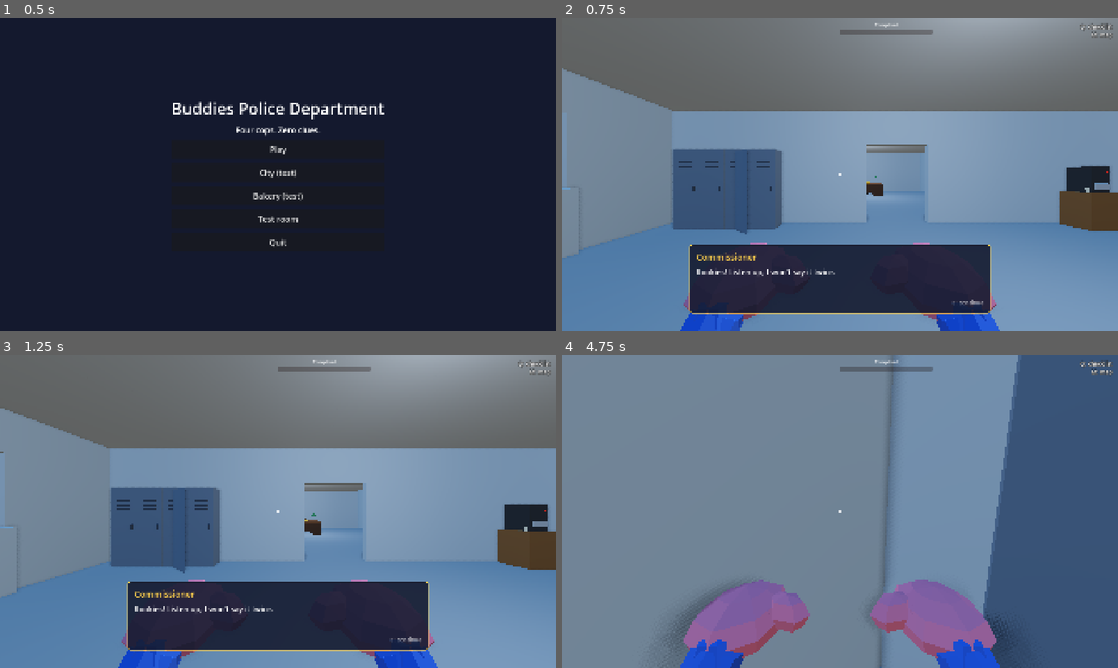
Above: before the commit, frames 1-4 (two rows, left to right).
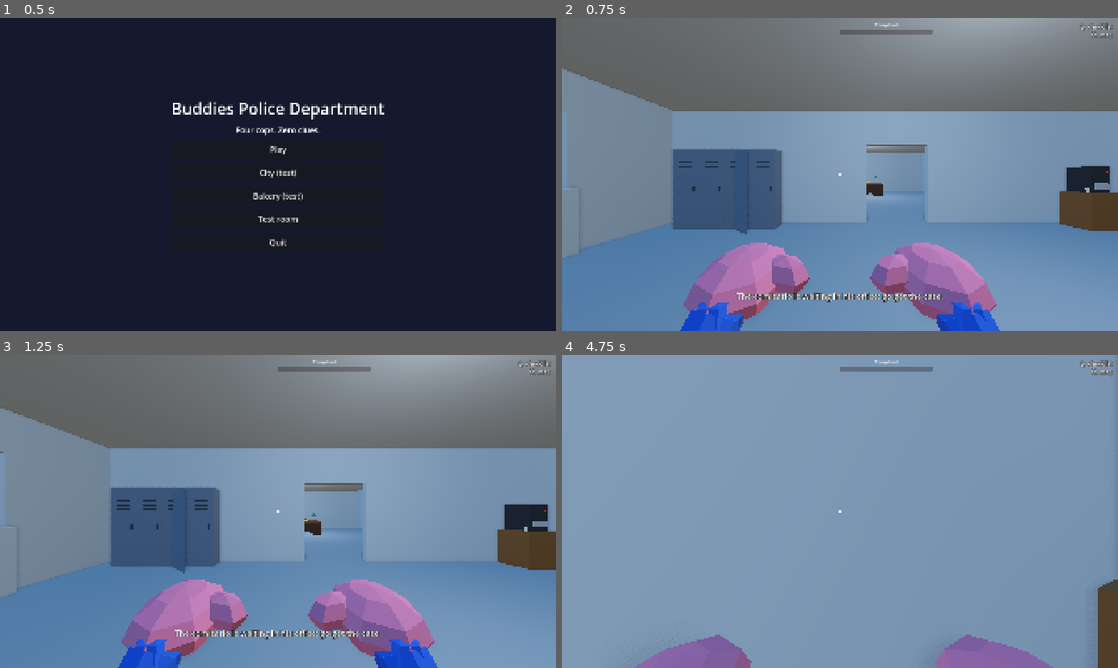
Above: after the commit, the same moments.

Repository: cristiangelini/BPD
Game: Godot game, scene res://scenes/ui/main_menu.tscn
Two runs of this game, one before a commit and one after it. Both use one fixed random seed, a clock stepped at 60 frames per second and the inputs below.
Inputs (mouse positions are in pixels of both pictures, inside the frame that each line leads up to):
- Up to frame 1 (0.5 s): no input
- Up to frame 2 (0.75 s): click "Play" at 0.5 s
- Up to frame 3 (1.25 s): no input
- Up to frame 4 (4.75 s): tap Enter at 1.25 s; move the mouse to (962, 495) at 1.27 s; hold D (move_right) 1.28-2.03 s; hold Q (checklist) 1.28-2.03 s; click (962, 495) at 1.42 s; tap Space (jump) at 1.52, 1.82, 2.27, 2.57, 3.05, 3.6, 3.77, 4.07, 4.52 s; tap V (talk) at 1.55, 2.1, 4.55 s; move the mouse to (812, 511) at 2.02 s; hold W (move_forward) from 2.03 s (still down); tap E (use) at 2.3 s; move the mouse to (851, 505) at 2.77 s; hold E (use) 2.78-3.53 s; move the mouse to (834, 517) at 3.52 s; click (834, 517) at 3.67 s; tap Q (checklist) at 3.8 s; move the mouse to (878, 514) at 4.27 s; hold R (ask) from 4.28 s (still down)

Frame 1 is identical in both runs. In frame 2, 12% of the frame differs, in the area x 22-78%, y 72-95%; in frame 3, 12%; in frame 4, 84%, in the area x 0-100%, y 0-100%.

Commit message:
The comisario gives the case in his office
The tip now waits until a cop presses E on the comisario; the patrol car
refuses everyone until then. Places started outside the station keep
giving it right away.

Co-Authored-By: Claude Opus 5.5 (1M context) <noreply@anthropic.com>
Claude-Session: https://claude.ai/code/session_01UXwRy4nCUmp8Zcg5tBLZhH

Diff:
--- a/scripts/case/raid_case.gd
+++ b/scripts/case/raid_case.gd
@@ -51,6 +51,9 @@
 var fines := 0
 
 var briefing: CaseBriefing
+## The comisario has given the tip (at the station, or right away without one).
+var tip_given := false
+var _tip: PackedStringArray = []
 var checklist: CaseChecklist
 ## Suspicion index being held down with the checklist open, and for how long.
 var _marking := -1
@@ -58,9 +61,10 @@
 var _refresh_left := 0.0
 
 
-## Starts the case once the place has placed everything: the comisario gives the tip (only a cop with a player at
-## the keys hears it; tests drive cops without input) and the checklist opens after him.
-func start(tip_briefing: PackedStringArray, pool: Array = CaseSuspicions.POOL) -> void:
+## Starts the case once the place has placed everything. With a comisario at the station, the tip waits until a cop
+## talks to him in his office (give_tip), and the car stays locked until then; without one, he gives it right away.
+## Only a cop with a player at the keys hears it (tests drive cops without input); the checklist opens after him.
+func start(tip_briefing: PackedStringArray, pool: Array = CaseSuspicions.POOL, comisario: Comisario = null) -> void:
 	suspicions = CaseSuspicions.draw(case_seed, story_id, pool)
 	main_evidence.broken.connect(fail.bind("CASE_FAILED_BROKEN"))
 	car.evidence_delivered.connect(_on_evidence_delivered)
@@ -71,9 +75,25 @@
 	briefing = CaseBriefing.new()
 	add_child(briefing)
 	briefing.finished.connect(checklist.set_open.bind(true))
-	_tell(tip_briefing)
+	_tip = tip_briefing
+	if comisario:
+		comisario.spoke.connect(give_tip.unbind(1))
+		car.locked_hint = "HINT_COMISARIO_FIRST"
+		for cop in get_tree().get_nodes_in_group("cops"):
+			(cop as Cop).show_hint("HINT_SEE_COMISARIO")
+	else:
+		give_tip()
 	shift_screen.play_again.connect(func() -> void: PlaceDraw.start(get_tree()))
 	shift_screen.back_to_menu.connect(func() -> void: get_tree().change_scene_to_file(MENU_SCENE))
+
+
+## The comisario gives the tip, once: the case is on and the patrol car opens.
+func give_tip() -> void:
+	if tip_given:
+		return
+	tip_given = true
+	car.locked_hint = ""
+	_tell(_tip)
 
 
 func _tell(lines: PackedStringArray) -> void:
--- a/scripts/levels/bakery.gd
+++ b/scripts/levels/bakery.gd
@@ -243,7 +243,7 @@
 	add_child(rig)
 	rig.setup(self)
 	raid.main_evidence = main
-	raid.start(TIP_BRIEFING, SUSPICION_POOL)
+	raid.start(TIP_BRIEFING, SUSPICION_POOL, (city as City).comisario)
 	_place_suspicion_clues()
 	_give_slips()
 	_place_gossip()
--- a/scripts/levels/city.gd
+++ b/scripts/levels/city.gd
@@ -18,7 +18,6 @@
 const LEAVES := Color(0.3, 0.6, 0.25)
 const HEDGE := Color(0.25, 0.5, 0.22)
 const POLE := Color(0.25, 0.27, 0.3)
-const COMISARIO_MODEL := preload("res://assets/models/npc_comisario.glb")
 const STATION_WALL := Color(0.78, 0.84, 0.9)
 const STATION_FLOOR := Color(0.62, 0.66, 0.7)
 const BARS := Color(0.25, 0.27, 0.3)
@@ -29,6 +28,8 @@
 ## Whether the live place's scene brings the ground of its whole block (the grandpa's yard) or only its own lot.
 @export var live_block_ground := true
 
+## The comisario in his office at the station; the case scene listens to him.
+var comisario: Comisario
 var _materials := {}
 var _built: Node3D
 
@@ -214,7 +215,7 @@
 		light.light_energy = 0.8
 		light.omni_range = 9.0
 		root.add_child(light)
-	var comisario: Node3D = COMISARIO_MODEL.instantiate()
+	comisario = Comisario.new()
 	comisario.name = "Comisario"
 	comisario.position = StationRooms.COMISARIO_AT
 	root.add_child(comisario)
--- a/scripts/levels/grandpa_house.gd
+++ b/scripts/levels/grandpa_house.gd
@@ -232,7 +232,7 @@
 	_place_notes()
 	_give_slips()
 	raid.main_evidence = main_evidence()
-	raid.start(TIP_BRIEFING)
+	raid.start(TIP_BRIEFING, CaseSuspicions.POOL, ($City as City).comisario if start_at_station else null)
 	_place_suspicion_clues()
 	_place_michi()
 	_place_neighbor()
--- /dev/null
+++ b/scripts/npc/comisario.gd
@@ -0,0 +1,29 @@
+class_name Comisario
+extends StaticBody3D
+
+## The comisario behind his desk at the station (docs/diseno/comisaria.md, "El comisario"): E on him gives the case
+## of the shift. Until then the patrol car won't take anyone ("¡Primero el caso!").
+
+## A cop talked to him; the case listens and gives the tip once.
+signal spoke(cop: Cop)
+
+const MODEL := preload("res://assets/models/npc_comisario.glb")
+
+
+func _ready() -> void:
+	add_child(MODEL.instantiate())
+	var shape := CollisionShape3D.new()
+	var capsule := CapsuleShape3D.new()
+	capsule.radius = 0.45
+	capsule.height = 1.6
+	shape.shape = capsule
+	shape.position.y = 0.8
+	add_child(shape)
+
+
+func prompt_key(_cop: Cop) -> String:
+	return "PROMPT_COMISARIO"
+
+
+func use(cop: Cop) -> void:
+	spoke.emit(cop)
--- a/scripts/vehicles/patrol_car.gd
+++ b/scripts/vehicles/patrol_car.gd
@@ -82,7 +82,14 @@
 	return "PROMPT_CAR"
 
 
+## While set (a tr() key), E on the car only shows this hint: nobody leaves before hearing the comisario.
+var locked_hint := ""
+
+
 func use(cop: Cop) -> void:
+	if locked_hint != "" and seat_of(cop) < 0:
+		cop.show_hint(locked_hint)
+		return
 	if seat_of(cop) >= 0:
 		exit(cop)
 	else:
--- a/tests/unit/test_briefing_checklist.gd
+++ b/tests/unit/test_briefing_checklist.gd
@@ -48,6 +48,8 @@
 	var house := _house(true)
 	await wait_physics_frames(2)
 	var cop: Cop = house.get_node("Cop")
+	assert_false(house.briefing.visible, "he waits in his office")
+	(house.get_node("City") as City).comisario.use(cop)
 	assert_true(house.briefing.visible)
 	assert_true(cop.is_busy())
 	for i in GrandpaHouse.TIP_BRIEFING.size():
--- /dev/null
+++ b/tests/unit/test_comisario.gd
@@ -0,0 +1,61 @@
+extends GutTest
+
+## The comisario gives the case in his office and the patrol car waits for it (comisaria.md, "El comisario").
+
+const HOUSE_SCENE := preload("res://scenes/levels/grandpa_house.tscn")
+
+
+func _house() -> GrandpaHouse:
+	var house: GrandpaHouse = HOUSE_SCENE.instantiate()
+	house.story = GrandpaHouse.BINGO
+	house.case_seed = 7
+	house.get_node("Cop").input_enabled = false
+	add_child_autofree(house)
+	return house
+
+
+func _comisario(house: GrandpaHouse) -> Comisario:
+	return (house.get_node("City") as City).comisario
+
+
+func test_the_comisario_waits_in_his_office() -> void:
+	var house := _house()
+	var comisario := _comisario(house)
+	assert_not_null(comisario)
+	assert_eq(comisario.prompt_key(house.get_node("Cop")), "PROMPT_COMISARIO")
+	assert_false(house.raid.tip_given, "no case until someone talks to him")
+
+
+func test_the_car_stays_locked_until_the_tip() -> void:
+	var house := _house()
+	var cop: Cop = house.get_node("Cop")
+	var car := house.raid.car
+	car.use(cop)
+	assert_eq(car.seat_of(cop), -1, "nobody gets in before the case")
+	assert_eq(cop.get_node("Hud/Hint").text, "HINT_COMISARIO_FIRST")
+	_comisario(house).use(cop)
+	assert_true(house.raid.tip_given)
+	car.use(cop)
+	assert_gt(car.seat_of(cop), -1, "with the case given, the car opens")
+
+
+func test_he_gives_the_tip_only_once() -> void:
+	# Only a cop with a player at the keys hears the briefing.
+	var house := _house()
+	var cop: Cop = house.get_node("Cop")
+	cop.input_enabled = true
+	_comisario(house).use(cop)
+	assert_true(house.raid.briefing.visible)
+	house.raid.briefing.visible = false
+	_comisario(house).use(cop)
+	assert_false(house.raid.briefing.visible, "talking again doesn't repeat the briefing")
+
+
+func test_without_the_station_the_tip_comes_right_away() -> void:
+	var house: GrandpaHouse = HOUSE_SCENE.instantiate()
+	house.story = GrandpaHouse.BINGO
+	house.start_at_station = false
+	house.get_node("Cop").input_enabled = false
+	add_child_autofree(house)
+	assert_true(house.raid.tip_given)
+	assert_eq(house.raid.car.locked_hint, "")
--- a/translations/texts.csv
+++ b/translations/texts.csv
@@ -34,6 +34,9 @@
 PROMPT_DOOR,E: abrir o cerrar la puerta,E: open or close the door,E: abrir ou fechar a porta
 PROMPT_GRANDPA,Mantén E: escuchar una historia (lo distrae) · R: preguntarle (se enoja un poco),Hold E: listen to a story (distracts him) · R: question him (annoys him a bit),Segure E: ouvir uma história (distrai ele) · R: interrogar (ele se irrita um pouco)
 PROMPT_CAR,E: subir al patrullero,E: get in the patrol car,E: entrar na viatura
+PROMPT_COMISARIO,E: hablar con el comisario,E: talk to the comisario,E: falar com o comissário
+HINT_SEE_COMISARIO,El comisario te espera en su oficina: pasa a buscar el caso.,The comisario is waiting in his office: go get the case.,O comissário te espera na sala dele: vá buscar o caso.
+HINT_COMISARIO_FIRST,¡¿Adónde van?! ¡Primero el caso!,Where do you think you're going?! The case first!,Aonde vocês vão?! Primeiro o caso!
 BRIEF_SPEAKER,Comisario,Commissioner,Comissário
 BRIEF_CONTINUE,E: seguir,E: continue,E: continuar
 BRIEF_1_1_A,"¡Novatos! Atención, que no lo voy a repetir.","Rookies! Listen up, I won't say it twice.","Novatos! Atenção, que eu não vou repetir."
Not shown, added: scripts/npc/comisario.gd.uid
Not shown, added: tests/unit/test_comisario.gd.uid
Not shown, added: tests/unit/test_station.gd.uid
Not shown, changed: CHANGELOG.md
Not shown, changed: docs/diseno/comisaria.md
